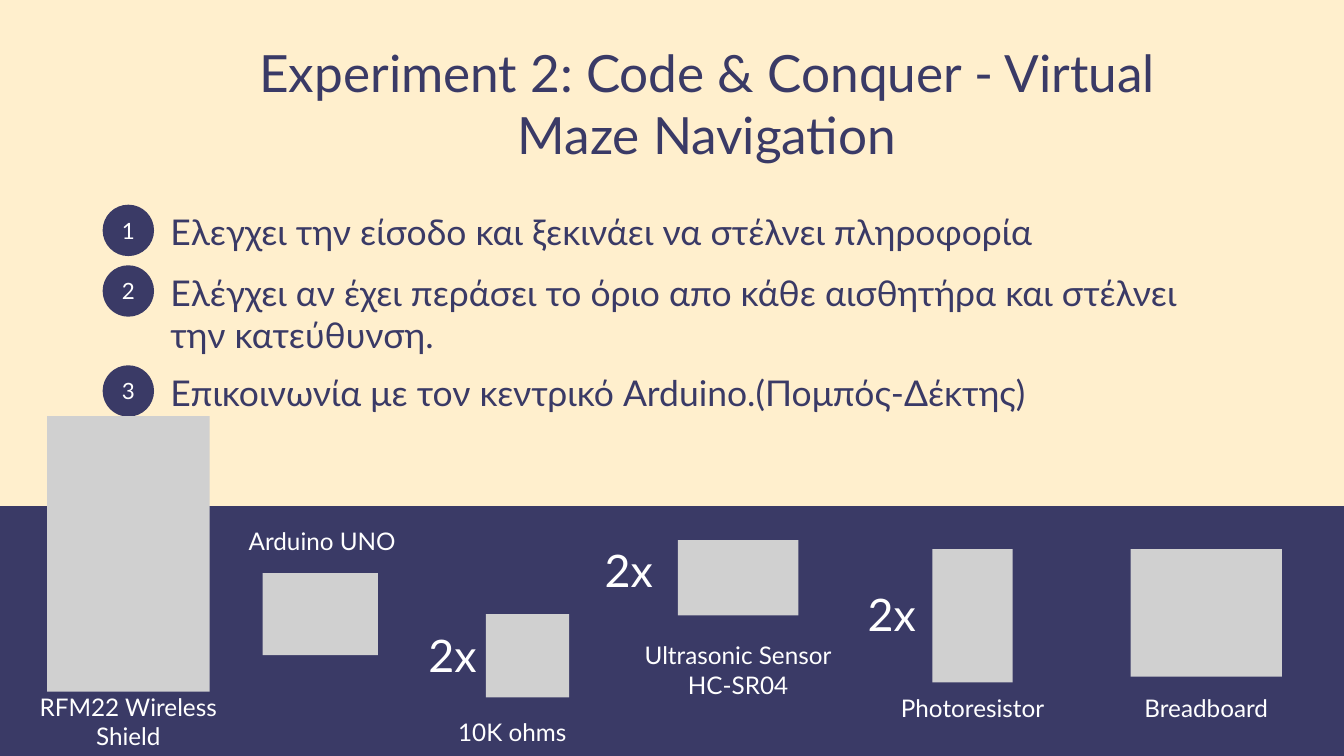
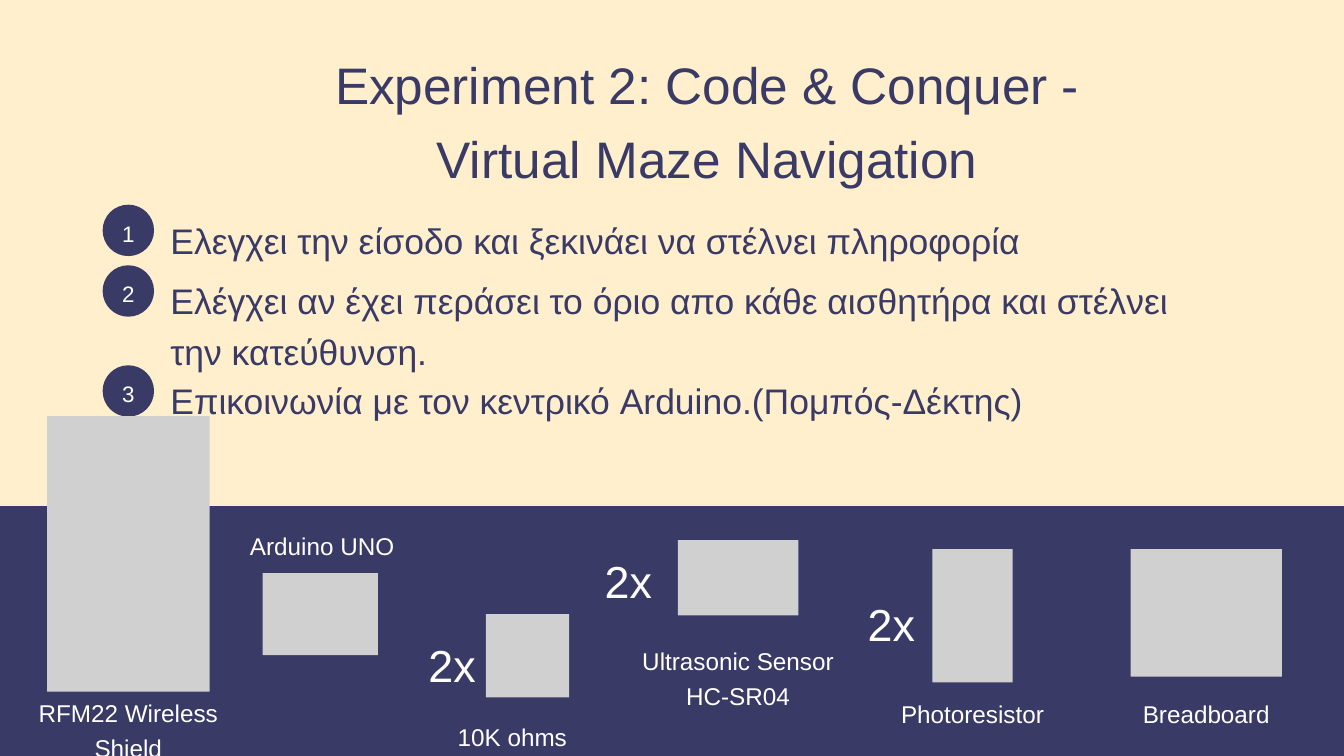
Before and after one commit to ChrysKoum/MeshDuino, a slide deck: slide 7 of MeshDuino.pptx (slide 6 before the commit). Drawn at 1344x756 pixels with LibreOffice and Linux fonts; fonts in the diff are those of the drawing; grey boxes stand for pictures. Boxes give left, top, right and bottom in pixels: in the first picture for what was removed or moved away, otherwise in the second. Text is boxed around its words. In the diff, an @@ line names an element or a change of style, - is before the commit and + after.

```diff
--- a/MeshDuino.pptx
+++ b/MeshDuino.pptx
@@ text "Experiment 2: Code & Conquer ..." at (335,67,1048,188): font Lato to Arial; line spacing 66pt to 1.2 @@
@@ font Lato to Arial; line spacing 28.8pt to 1.2 in 3 elements at (122,226,134,242), (122,286,134,302), (122,386,134,402) @@
@@ font Lato to Arial; line spacing 45.6pt to 1.2 in 3 elements at (170,227,1020,261), (170,287,1168,373), (170,387,1023,422) @@
@@ font Lato to Arial; line spacing 57.6pt to 1.2 in 3 elements at (428,650,475,682), (605,566,652,598), (868,609,915,641) @@
@@ font Lato to Arial; line spacing 31.2pt to 1.2 in 6 elements at (39,704,218,723), (250,537,394,556), (458,728,567,747), (1143,705,1270,724), (642,652,834,706), (901,705,1044,724) @@
```
Also in this commit, not shown: 11 other slides changed, 1 slide added, 4 other files.
